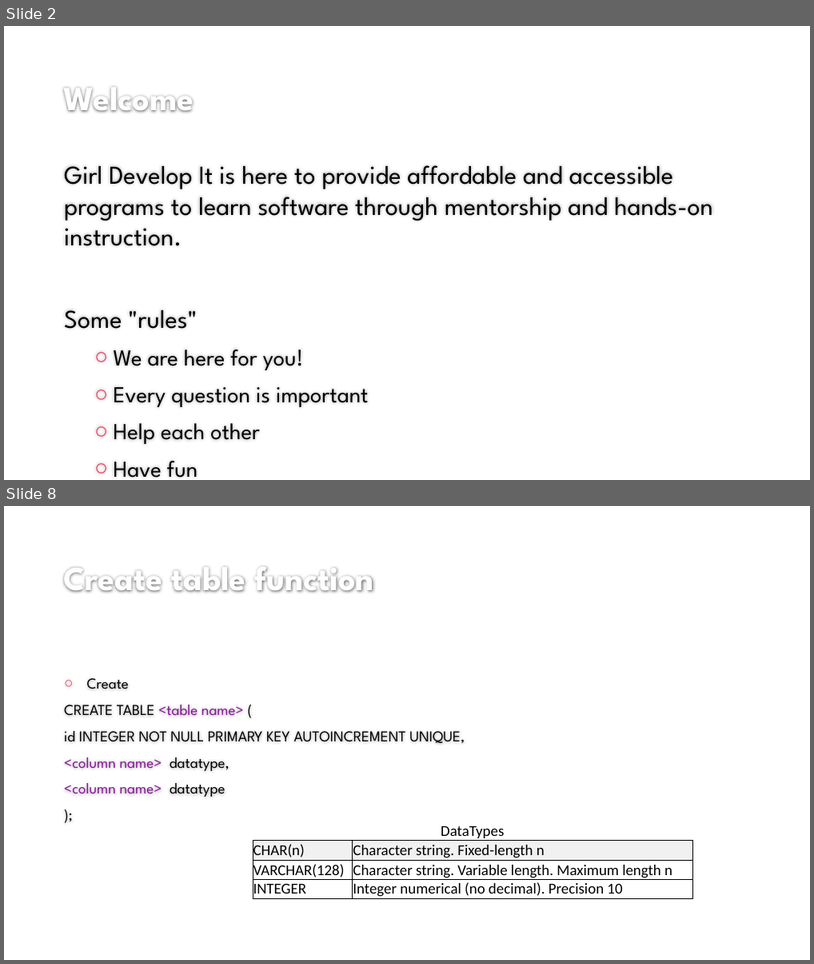
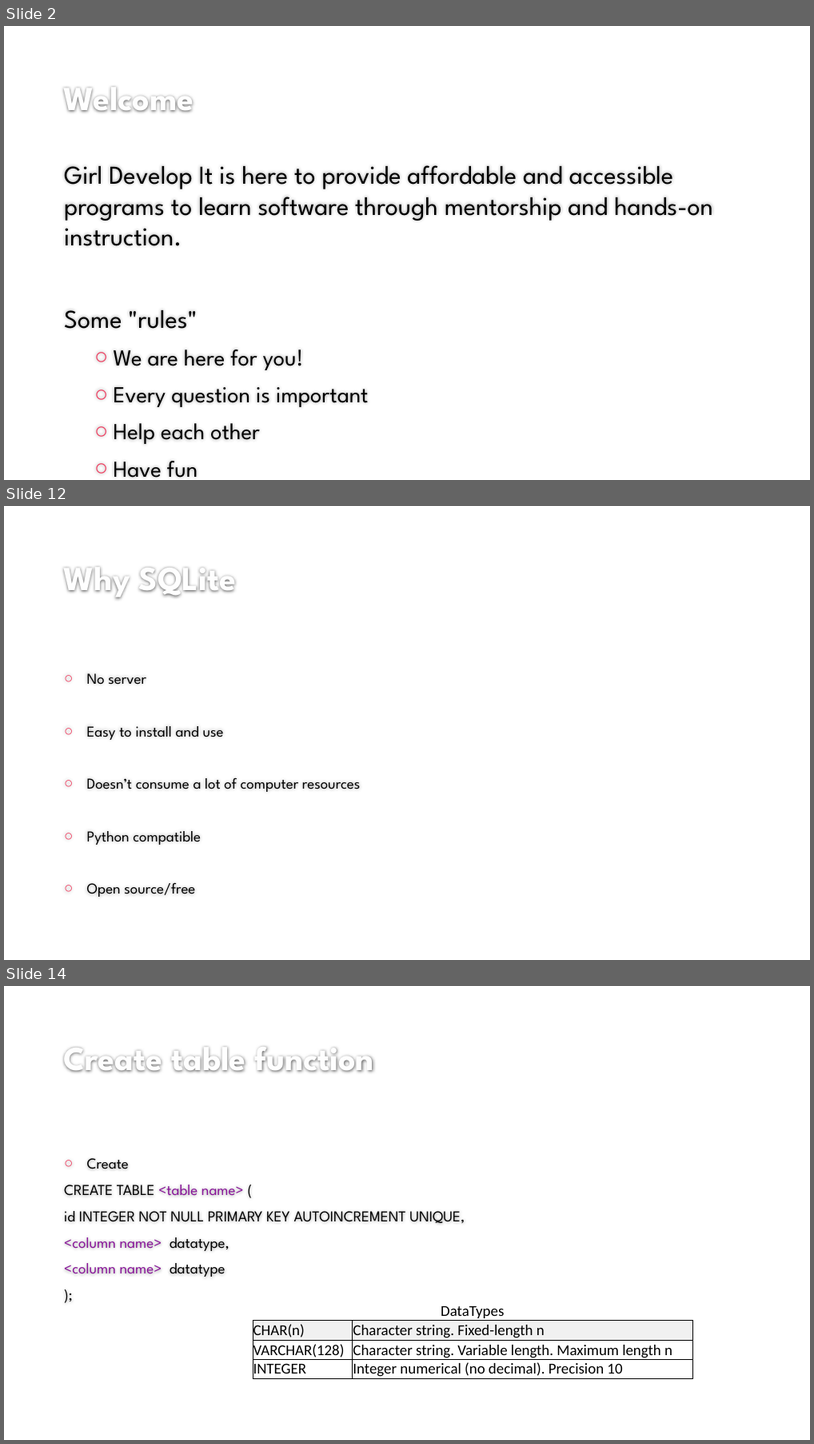
Before and after one commit to mtchem/GDI_Beginning_SQL, a slide deck: Beginning_SQL_pres.pptx. Shown one above the other, each under a label of ours: slides 2 and 8 before the commit, slides 2, 12 and 14 after it; the slides between them are not shown. The pictures are 814x964 and 814x1444 pixels, drawn with LibreOffice and Linux fonts; fonts in the diff are those of the drawing; background and template pictures are left out. Boxes give left, top, right and bottom in pixels: in the first picture for what was removed or moved away, otherwise in the second. Text is boxed around its words. In the diff, an @@ line names an element or a change of style, - is before the commit and + after.

```diff
--- a/Beginning_SQL_pres.pptx
+++ b/Beginning_SQL_pres.pptx
@@ slide 12 added at (4, 506, 810, 960), background #FFFFFF @@
@@ title added at (64, 567, 237, 600), 40 pt, text #FEFEFE, bold @@
+Why SQLite
@@ text added at (87, 673, 361, 896), 18 pt, text #000000 @@
+○ No server
+○ Easy to install and use
+○ Doesn’t consume a lot of computer resources
+○ Python compatible
+○ Open source/free
@@ what was slide 8 is now slide 14 @@
```
Also in this commit, not shown: 3 slides changed, 7 other slides added, 2 slides removed.
